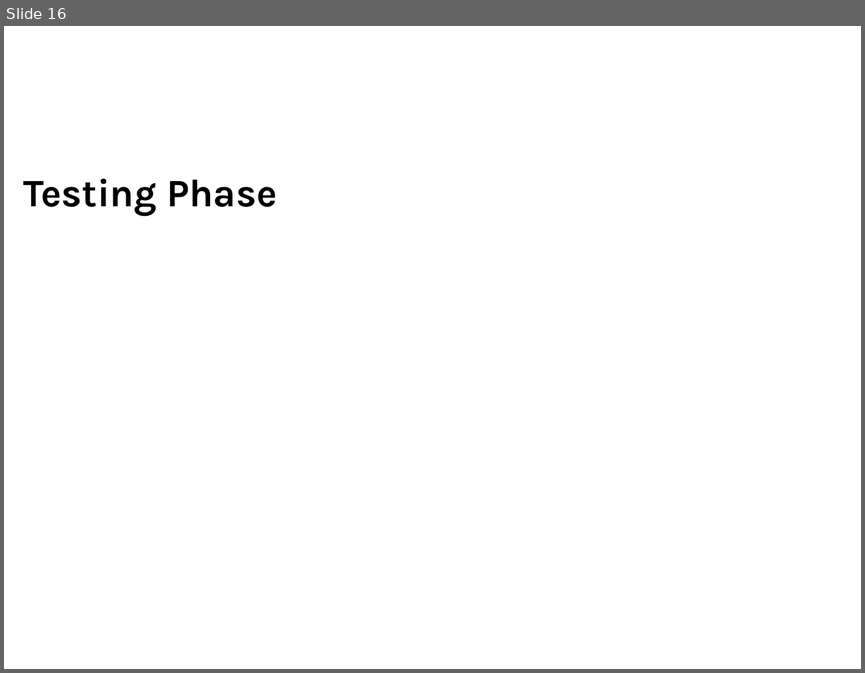
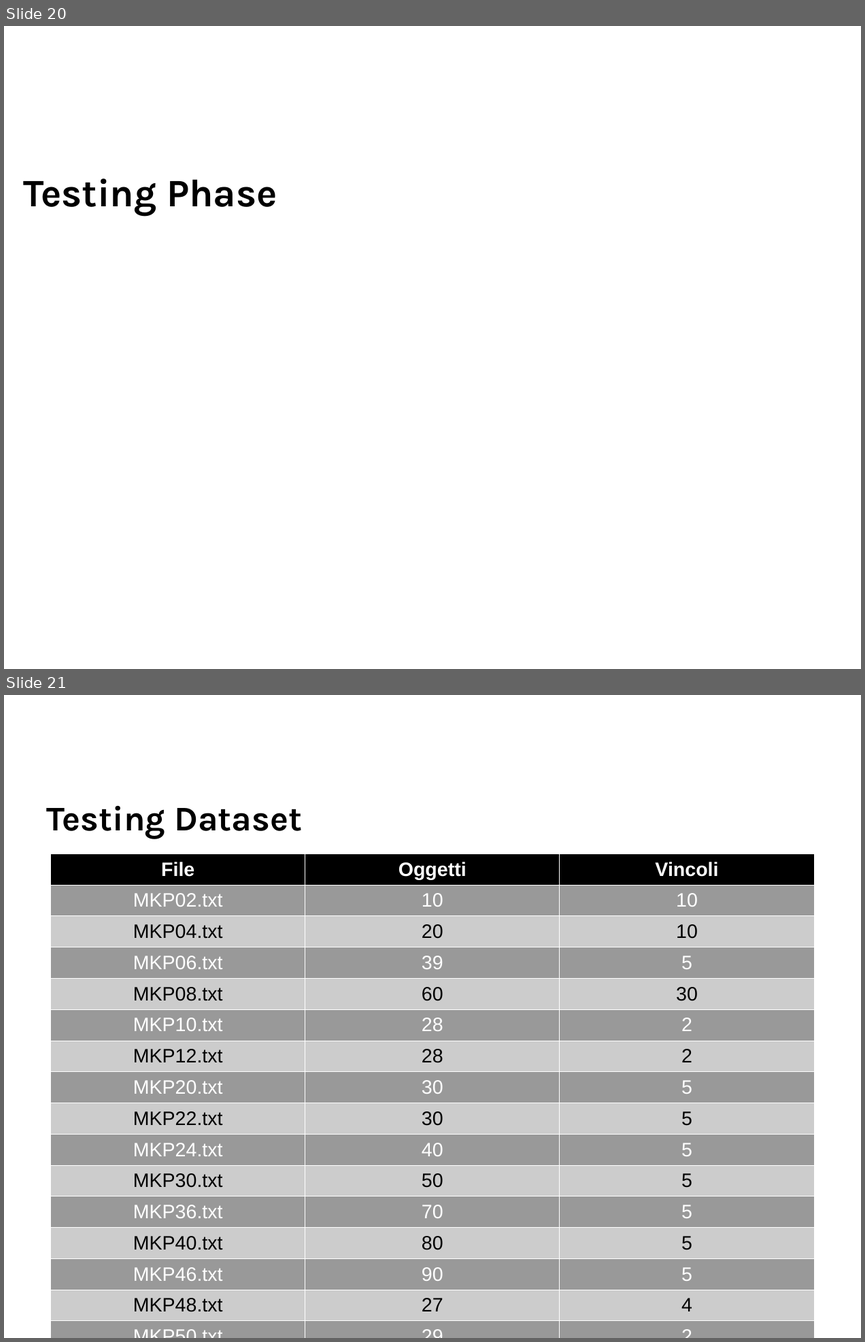
Before and after one commit to ncvescera/mkp-gasolver, a slide deck: relazione/presentazione/presentazione.odp. Shown one above the other, each under a label of ours: slide 16 before the commit, slides 20 and 21 after it. The pictures are 865x673 and 865x1342 pixels, drawn with LibreOffice and Linux fonts; fonts in the diff are those of the drawing; background and template pictures are left out. Boxes give left, top, right and bottom in pixels: in the first picture for what was removed or moved away, otherwise in the second. Text is boxed around its words. In the diff, an @@ line names an element or a change of style, - is before the commit and + after.

```diff
--- a/relazione/presentazione/presentazione.odp
+++ b/relazione/presentazione/presentazione.odp
@@ slide 21 added at (4,695,861,1338), background picture (left out) @@
@@ title added at (47,806,302,838), 32 pt, text #000000, bold @@
+Testing Dataset
@@ table added at (51,853,814,1314), 17 rows, 3 columns @@
+File | Oggetti | Vincoli
+MKP02.txt | 10 | 10
+MKP04.txt | 20 | 10
+MKP06.txt | 39 | 5
+MKP08.txt | 60 | 30
+MKP10.txt | 28 | 2
+MKP12.txt | 28 | 2
+MKP20.txt | 30 | 5
+MKP22.txt | 30 | 5
+MKP24.txt | 40 | 5
+MKP30.txt | 50 | 5
+MKP36.txt | 70 | 5
+MKP40.txt | 80 | 5
+MKP46.txt | 90 | 5
+MKP48.txt | 27 | 4
+MKP50.txt | 29 | 2
+MKP54.txt | 28 | 4
@@ what was slide 16 is now slide 20 @@
```
Also in this commit, not shown: 1 slide changed, 5 other slides added, 1 other file.
